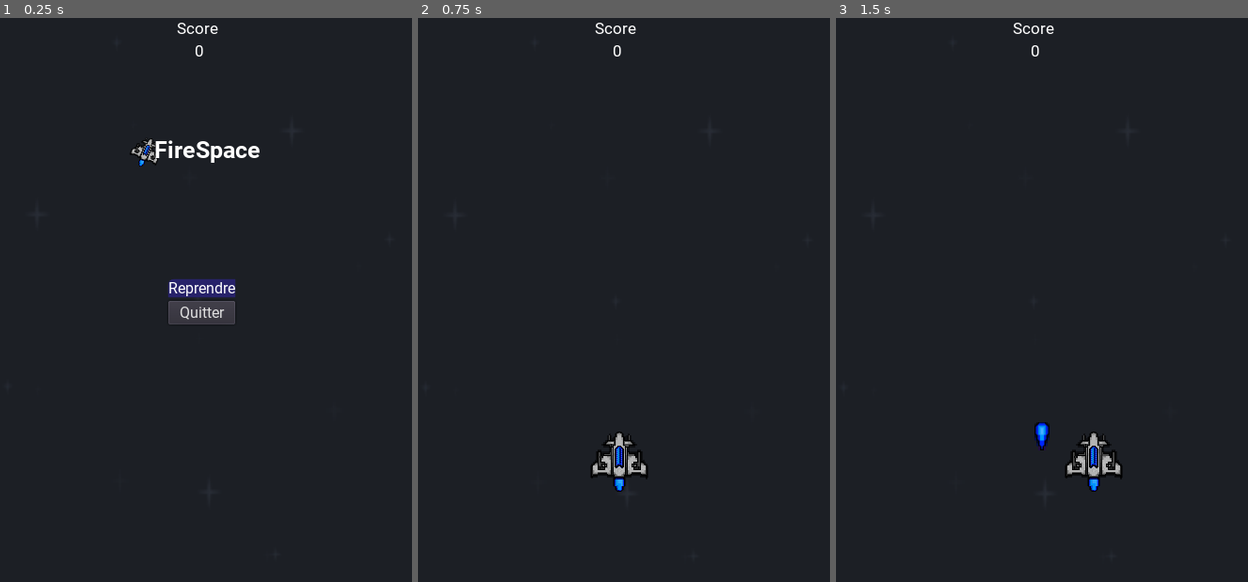
Above: before the commit, frames 1-3 (left to right).
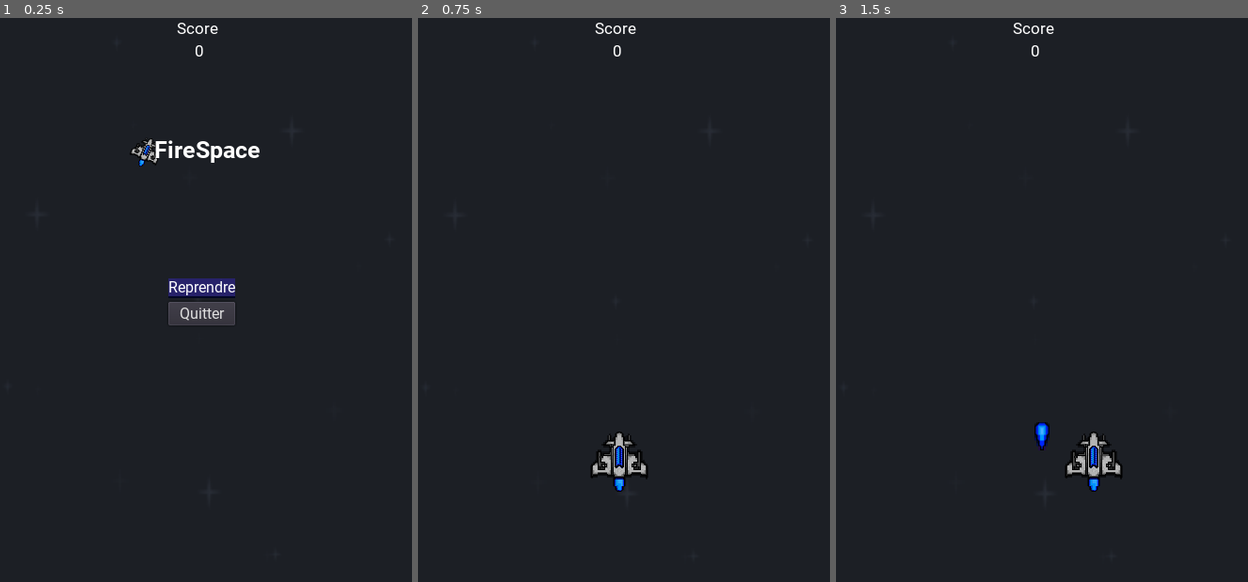
Above: after the commit, the same moments.

Repository: KevCoorp/Firespace
Game: Godot game, scene res://MainScenes/Gameplay.tscn
Two runs of this game, one before a commit and one after it. Both use one fixed random seed, a clock stepped at 60 frames per second and the inputs below.
Inputs:
- Up to frame 1 (0.25 s): no input
- Up to frame 2 (0.75 s): click "Reprendre" at 0.5 s
- Up to frame 3 (1.5 s): tap Enter at 1.25 s; hold D (move_right) from 1.28 s (still down); hold Space (shoot) from 1.28 s (still down)

The runs differ from the first frame. In frame 1, 0.4% of the frame differs, in the area x 40-58%, y 46-55%; in frame 2, nothing differs; in frame 3, nothing differs.

Commit message:
experiement with themes

Diff:
--- a/GUI/PauseMenu2.tscn
+++ b/GUI/PauseMenu2.tscn
@@ -14,7 +14,8 @@
 
 [sub_resource type="StyleBoxFlat" id=5]
 bg_color = Color( 0.152941, 0.133333, 0.415686, 1 )
-corner_radius_top_left = 6
+border_width_bottom = 2
+border_color = Color( 0.0156863, 0.0313726, 0.141176, 1 )
 
 [sub_resource type="Theme" id=6]
 Button/colors/font_color = Color( 1, 1, 1, 1 )
@@ -65,22 +66,22 @@
 
 [node name="VBoxContainer" type="VBoxContainer" parent="CenterContainer"]
 margin_left = 189.0
-margin_top = 276.0
+margin_top = 275.0
 margin_right = 260.0
-margin_bottom = 324.0
+margin_bottom = 325.0
 
 [node name="ResumeBtn" type="Button" parent="CenterContainer/VBoxContainer"]
 margin_right = 71.0
-margin_bottom = 19.0
+margin_bottom = 21.0
 theme = SubResource( 6 )
 custom_fonts/font = SubResource( 1 )
 text = "Reprendre"
 icon_align = 1
 
 [node name="QuitBtn" type="Button" parent="CenterContainer/VBoxContainer"]
-margin_top = 23.0
+margin_top = 25.0
 margin_right = 71.0
-margin_bottom = 48.0
+margin_bottom = 50.0
 custom_fonts/font = SubResource( 2 )
 text = "Quitter"
 icon_align = 1
